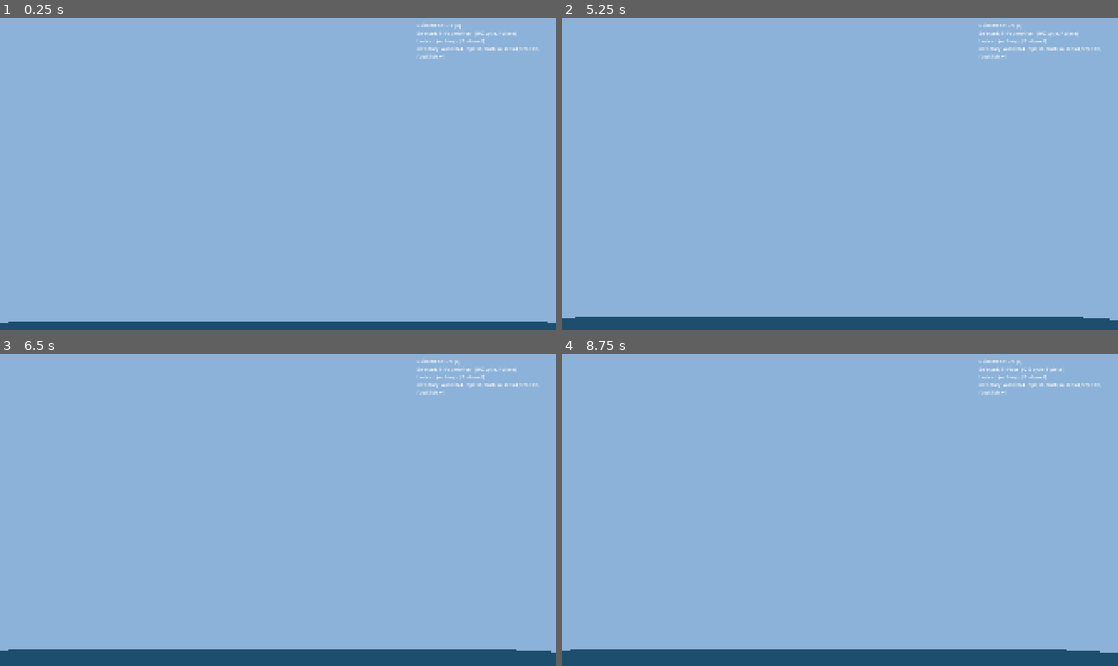
Above: before the commit, frames 1-4 (two rows, left to right).
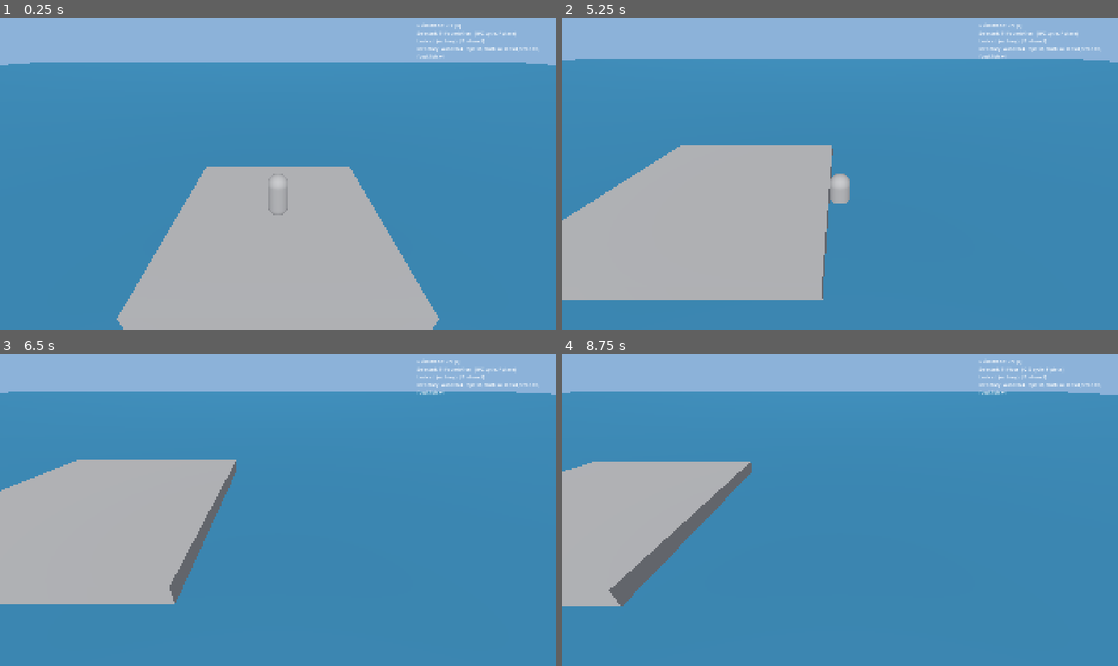
Above: after the commit, the same moments.

Repository: Garoro0920/sunken-atoll
Game: Godot game, scene res://scenes/levels/stranding/stranding_demo.tscn
Same seed, same stepped clock (60 frames per second), same inputs: the game is played once before the commit and once after it.
Inputs:
- Up to frame 1 (0.25 s): no input
- Up to frame 2 (5.25 s): tap Enter (ui_accept) at 0.5, 0.77, 1.52, 2, 3.02, 3.77, 4.52, 5 s; hold D (move_right) 0.53-1.28 s; tap Q (build_next) at 0.6 s; hold Shift (dive_down) 1.28-2.03 s; tap F (build_place) at 1.35 s; hold D (move_right) 2.03-2.78 s; tap Z (build_prev) at 2.1 s; hold Space (dive_up) 2.78-3.53 s; tap B (build_toggle) at 2.85 s; hold A (move_left) 3.53-5.03 s; tap E (interact) at 3.6 s; tap 1 at 4.35 s; hold Shift (dive_down) from 5.03 s (still down); tap 2 at 5.1 s
- Up to frame 3 (6.5 s): release Shift (dive_down) at 5.78 s; hold D (move_right) from 5.78 s (still down); tap 3 at 5.85 s; tap Enter (ui_accept) at 6.02 s
- Up to frame 4 (8.75 s): release D (move_right) at 6.53 s; hold Space (dive_up) 6.53-7.28 s; tap 4 at 6.6 s; tap Enter (ui_accept) at 6.77, 7.52 s; hold D (move_right) 7.28-8.03 s; tap Q (build_next) at 7.35 s; hold Shift (dive_down) from 8.03 s (still down); tap F (build_place) at 8.1 s

The runs differ from the first frame. In frame 1, 86% of the frame differs, in the area x 0-100%, y 14-100%; in frame 2, 87%; in frame 3, 88%, in the area x 0-100%, y 12-100%; in frame 4, 88%.

Commit message:
fix(demo): correct camera + sun transforms (.tscn rows are row-major)
After the DemoHud->Control fix, the demo finally rendered geometry but
only a thin strip of water at the bottom of the screen was visible.
Root cause: .tscn Transform3D serializes the basis matrix in ROW-MAJOR
order (rows[0][0..2], rows[1][0..2], rows[2][0..2]), but the camera
and sun transforms were authored as if the values were COLUMNS of the
basis matrix. The two interpretations differ by transposition, which
inverts the Y component of basis.y and basis.z, so:
- the player camera was pitched UP 30 deg (looking at sky), not down
- the directional light was shining UP, not down

Both are now serialized correctly: camera looks down 30 deg toward -Z
from (0, 6, 7) world, sun shines (0, -0.707, -0.707) from y=30. Inline
comments document the row-major layout to prevent recurrence.

Co-Authored-By: Claude Opus 4.7 (1M context) <noreply@anthropic.com>

Diff:
--- a/scenes/characters/player/player_character.tscn
+++ b/scenes/characters/player/player_character.tscn
@@ -37,11 +37,21 @@
 script = ExtResource("4_input")
 
 [node name="Camera3D" type="Camera3D" parent="."]
-; 30-degree downward pitch, positioned above-behind for an over-the-shoulder
-; view that actually frames the player. Previous transform pitched UP by
-; mistake, leaving the camera staring at the sky and contributing to the
-; reported flicker.
-transform = Transform3D(1, 0, 0, 0, 0.866025, -0.5, 0, 0.5, 0.866025, 0, 5.0, 7.0)
+; 30-degree downward pitch (-basis.z = (0, -0.5, -0.866)), positioned
+; above-behind the player for an over-the-shoulder view.
+;
+; Note on .tscn Transform3D serialization: the 12 floats are stored
+; in ROW-MAJOR order (rows[0][0..2], rows[1][0..2], rows[2][0..2],
+; origin), NOT column-major. So to get basis.x = (1,0,0),
+; basis.y = (0, cos30, -sin30), basis.z = (0, sin30, cos30) for a
+; -30 deg X-axis pitch (look down), the serialized values are:
+;   row 0 = (basis.x.x, basis.y.x, basis.z.x) = (1, 0, 0)
+;   row 1 = (basis.x.y, basis.y.y, basis.z.y) = (0, 0.866, 0.5)
+;   row 2 = (basis.x.z, basis.y.z, basis.z.z) = (0, -0.5, 0.866)
+; Earlier transforms had the rows-vs-columns flipped, producing a
+; basis that pitched UP by mistake — the camera was staring at the
+; sky for the entire previous bug investigation.
+transform = Transform3D(1, 0, 0, 0, 0.866025, 0.5, 0, -0.5, 0.866025, 0, 5.0, 7.0)
 current = true
 fov = 70.0
 near = 0.1
--- a/scenes/levels/stranding/stranding_demo.tscn
+++ b/scenes/levels/stranding/stranding_demo.tscn
@@ -56,13 +56,17 @@
 environment = SubResource("Environment_main")
 
 [node name="Sun" type="DirectionalLight3D" parent="."]
-; Pitched 45 degrees down (north-tilted). Light direction = -basis.z =
-; (0, -0.707, -0.707), so it shines from above and slightly toward -Z,
-; lighting the +Y faces of every object in the scene. The previous
-; transform's basis.z component pushed light *upward* — combined with
-; ambient_light_source = DISABLED, that left the entire scene unlit
-; and indistinguishable from the sky-blue background.
-transform = Transform3D(1, 0, 0, 0, 0.707107, -0.707107, 0, 0.707107, 0.707107, 0, 30, 0)
+; Pitched 45 degrees down. DirectionalLight3D shines along -basis.z;
+; for light direction = (0, -0.707, -0.707) we need basis.z =
+; (0, 0.707, 0.707). .tscn Transform3D is ROW-MAJOR — the 12 floats
+; are matrix rows in order — so:
+;   row 0 = (basis.x.x, basis.y.x, basis.z.x) = (1, 0, 0)
+;   row 1 = (basis.x.y, basis.y.y, basis.z.y) = (0, 0.707, 0.707)
+;   row 2 = (basis.x.z, basis.y.z, basis.z.z) = (0, -0.707, 0.707)
+; The earlier transform had row 1 / row 2 Y/Z components swapped in
+; sign, which made the light shine UP instead of DOWN — the +Y
+; (top) faces of every object received zero direct light.
+transform = Transform3D(1, 0, 0, 0, 0.707107, 0.707107, 0, -0.707107, 0.707107, 0, 30, 0)
 light_energy = 1.5
 ; Real-time directional shadows are a known per-frame jitter source
 ; on Compatibility renderer + small geometry; disabled for the demo.
